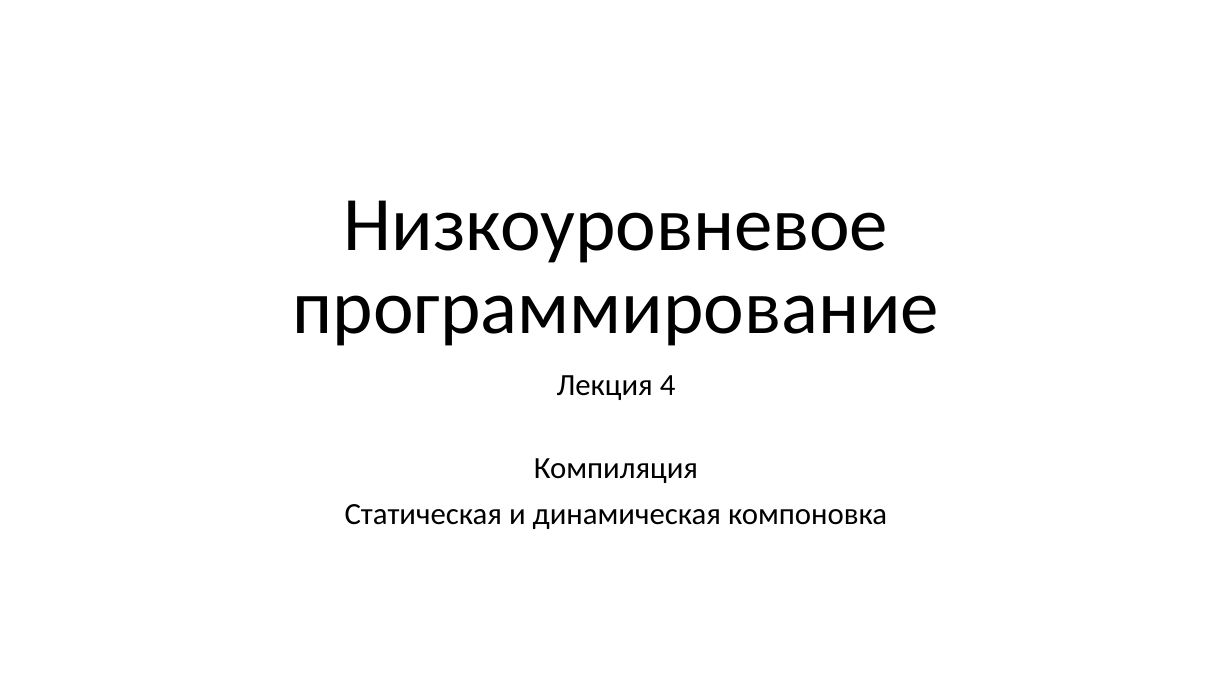
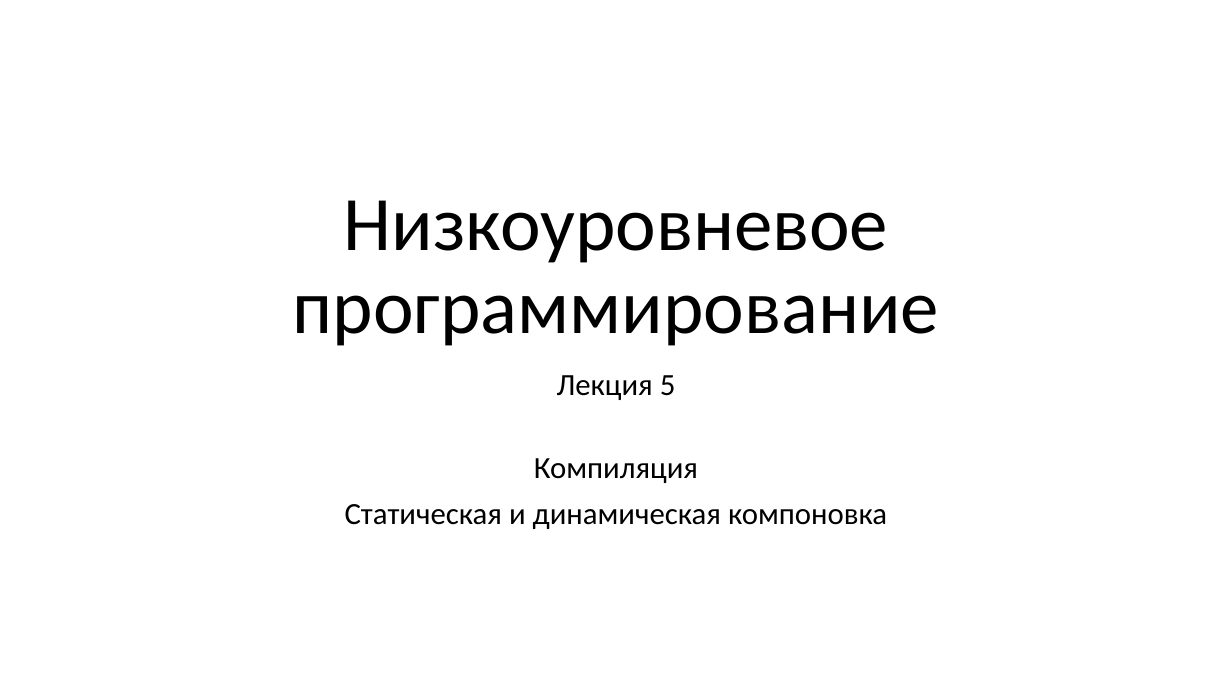
Before and after one commit to itsecd/low-level-programming, a slide deck: slide 1 of Lectures/5.Compiling_and_linking/Lecture5.pptx. Drawn at 1232x693 pixels with LibreOffice and Linux fonts; fonts in the diff are those of the drawing. Boxes give left, top, right and bottom in pixels: in the first picture for what was removed or moved away, otherwise in the second. Text is boxed around its words. In the diff, an @@ line names an element or a change of style, - is before the commit and + after.

```diff
--- a/Lectures/5.Compiling_and_linking/Lecture5.pptx
+++ b/Lectures/5.Compiling_and_linking/Lecture5.pptx
@@ subtitle at box(557, 375, 676, 400): text changed @@
-Лекция 4
+Лекция 5
```
Also in this commit, not shown: 23 other files.
